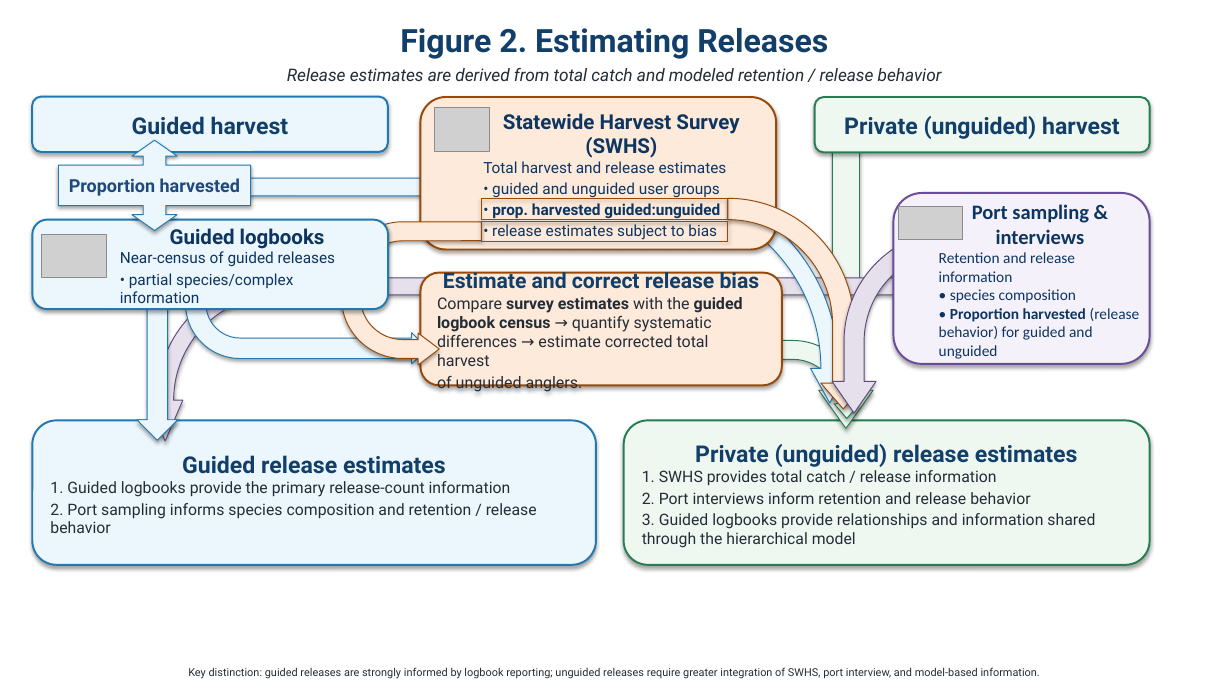
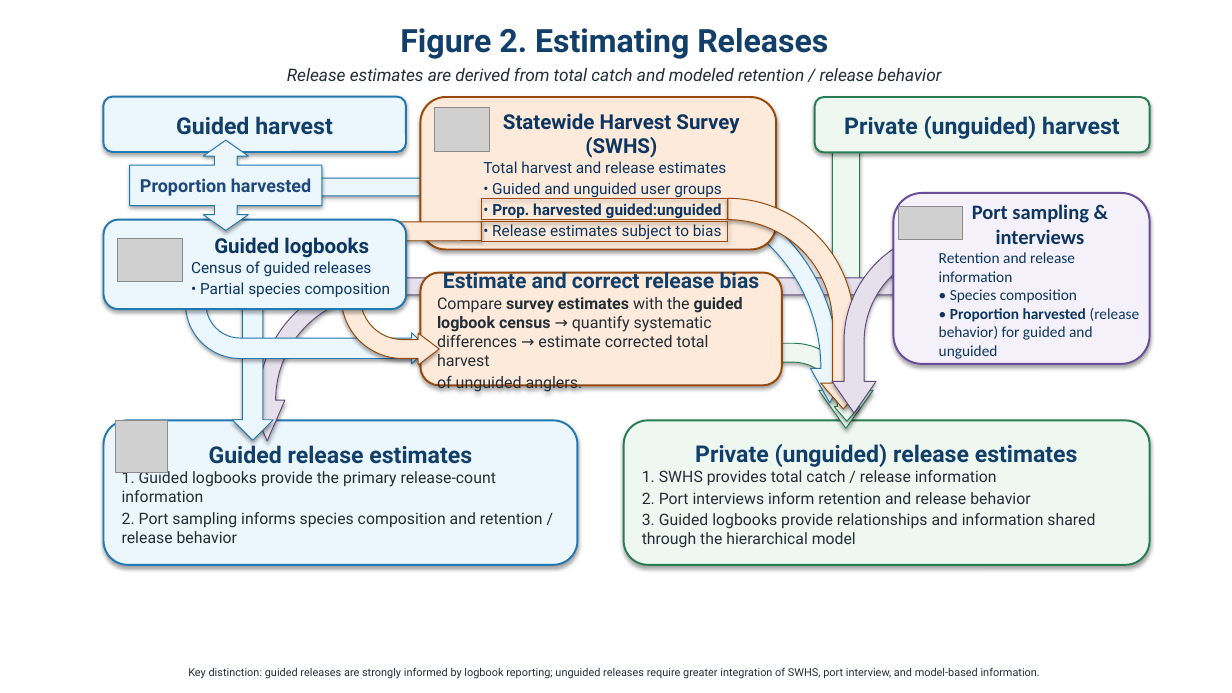
Before and after one commit to ADFG-DSF/RockfishSportMort, a slide deck: slide 9 of markdown/methods_flowcharts.pptx (slide 7 before the commit). Drawn at 1232x693 pixels with LibreOffice and Linux fonts; fonts in the diff are those of the drawing; grey boxes stand for pictures. Boxes give left, top, right and bottom in pixels: in the first picture for what was removed or moved away, otherwise in the second. Text is boxed around its words. In the diff, an @@ line names an element or a change of style, - is before the commit and + after.

```diff
--- a/markdown/methods_flowcharts.pptx
+++ b/markdown/methods_flowcharts.pptx
@@ rounded rectangle "Guided harvest" resized from (x1=32, y1=97, x2=388, y2=152) to (x1=104, y1=97, x2=407, y2=152) @@
@@ left right arrow callout "Proportion harvested" moved from (x1=58, y1=140, x2=250, y2=231) to (x1=130, y1=140, x2=323, y2=231) @@
@@ text in rounded rectangle at (x1=492, y1=182, x2=722, y2=239): text changed @@
-• guided and unguided user groups
-• prop. harvested guided:unguided
-• release estimates subject to bias
+• Guided and unguided user groups
+• Prop. harvested guided:unguided
+• Release estimates subject to bias
@@ rounded rectangle "Guided logbooks" resized from (x1=32, y1=220, x2=388, y2=310) to (x1=104, y1=220, x2=407, y2=310) @@
@@ picture moved from (x1=42, y1=234, x2=106, y2=277) to (x1=118, y1=238, x2=183, y2=282) @@
@@ text in rounded rectangle at (x1=191, y1=261, x2=390, y2=297): text changed @@
-Near-census of guided releases
-• partial species/complex information
+Census of guided releases
+• Partial species composition
@@ down arrow moved from (x1=137, y1=250, x2=177, y2=441) to (x1=232, y1=250, x2=273, y2=441) @@
@@ bent arrow moved from (x1=148, y1=278, x2=967, y2=441) to (x1=250, y1=278, x2=1068, y2=441) @@
@@ text in rounded rectangle at (x1=950, y1=289, x2=1077, y2=303): text changed @@
-• species composition
+• Species composition
@@ rounded rectangle "Guided release estimates" resized from (x1=32, y1=421, x2=596, y2=565) to (x1=104, y1=421, x2=578, y2=565) @@
@@ picture added at (x1=116, y1=421, x2=167, y2=472) @@
```
Also in this commit, not shown: 1 other slide changed, 2 slides added, 10 other files.
